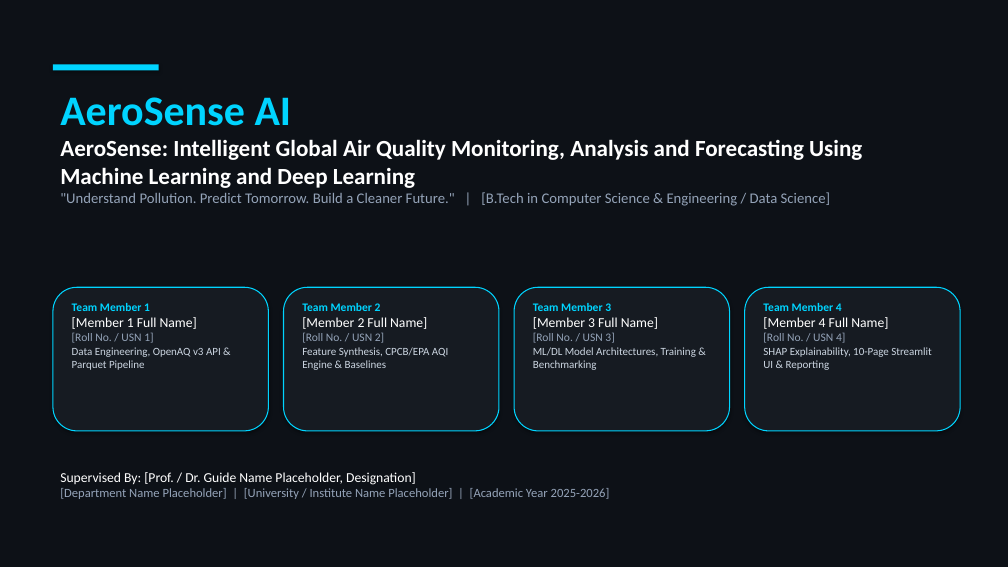
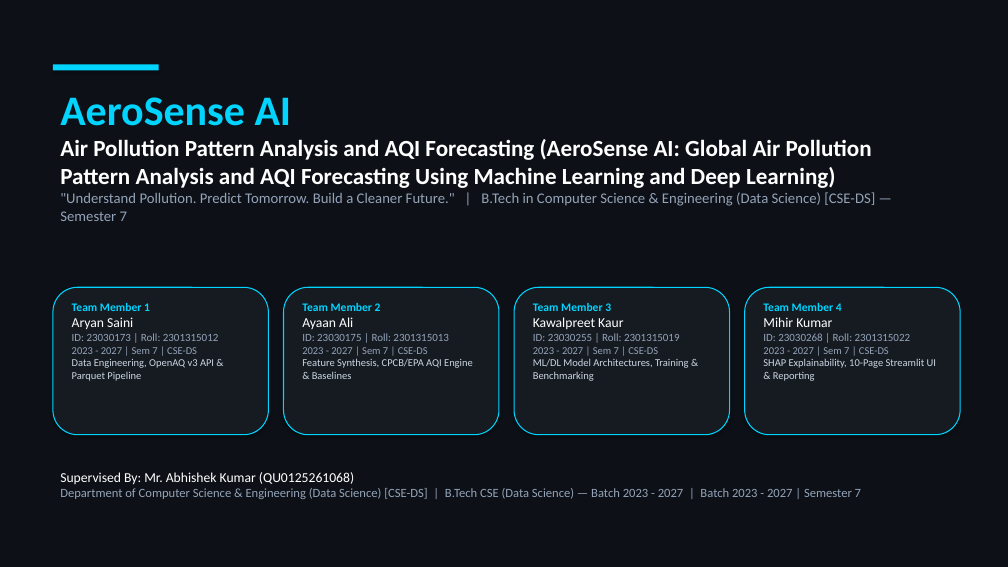
Before and after one commit to Mihir-1069/AeroSense, a slide deck: slide 1 of reports/AeroSense_Presentation.pptx. Drawn at 1008x567 pixels with LibreOffice and Linux fonts; fonts in the diff are those of the drawing. Boxes give left, top, right and bottom in pixels: in the first picture for what was removed or moved away, otherwise in the second. Text is boxed around its words. In the diff, an @@ line names an element or a change of style, - is before the commit and + after.

Commit message:
Update team, roll numbers, faculty guide, and regenerate all academic deliverables

```diff
--- a/reports/AeroSense_Presentation.pptx
+++ b/reports/AeroSense_Presentation.pptx
@@ text at box(60, 139, 875, 221): text changed; size 14 to 22 pt; text colour #94A3B8 to #FFFFFF; bold on @@
-AeroSense: Intelligent Global Air Quality Monitoring, Analysis and Forecasting Using Machine Learning and Deep Learning
-"Understand Pollution. Predict Tomorrow. Build a Cleaner Future." | [B.Tech in Computer Science & Engineering / Data Science]
+Air Pollution Pattern Analysis and AQI Forecasting (AeroSense AI: Global Air Pollution Pattern Analysis and AQI Forecasting Using Machine Learning and Deep Learning)
+"Understand Pollution. Predict Tomorrow. Build a Cleaner Future." | B.Tech in Computer Science & Engineering (Data Science) [CSE-DS] — Semester 7
@@ rounded rectangle: place and size @@
-rounded rectangle at box(53, 287, 268, 431)
+rounded rectangle at box(53, 287, 268, 435)
@@ rounded rectangle: place and size @@
-rounded rectangle at box(284, 287, 499, 431)
+rounded rectangle at box(284, 287, 499, 435)
@@ rounded rectangle: place and size @@
-rounded rectangle at box(514, 287, 730, 431)
+rounded rectangle at box(514, 287, 730, 435)
@@ rounded rectangle: place and size @@
-rounded rectangle at box(745, 287, 960, 431)
+rounded rectangle at box(745, 287, 960, 435)
@@ text at box(72, 333, 219, 354): text changed; size 13 to 10.5 pt; text colour #FFFFFF to #94A3B8 @@
-[Member 1 Full Name]
-[Roll No. / USN 1]
+Aryan Saini
+ID: 23030173 | Roll: 2301315012
+2023 - 2027 | Sem 7 | CSE-DS
@@ text at box(72, 359, 214, 381): size 10.5 to 10 pt in "Data Engineering, OpenAQ v3 API & Parquet ..." @@
@@ text at box(302, 333, 449, 354): text changed; size 13 to 10.5 pt; text colour #FFFFFF to #94A3B8 @@
-[Member 2 Full Name]
-[Roll No. / USN 2]
+Ayaan Ali
+ID: 23030175 | Roll: 2301315013
+2023 - 2027 | Sem 7 | CSE-DS
@@ text at box(302, 358, 473, 379): size 10.5 to 10 pt in "Feature Synthesis, CPCB/EPA AQI Engine & Baselines" @@
@@ text at box(533, 333, 680, 354): text changed; size 13 to 10.5 pt; text colour #FFFFFF to #94A3B8 @@
-[Member 3 Full Name]
-[Roll No. / USN 3]
+Kawalpreet Kaur
+ID: 23030255 | Roll: 2301315019
+2023 - 2027 | Sem 7 | CSE-DS
@@ text at box(533, 358, 689, 381): size 10.5 to 10 pt in "ML/DL Model Architectures, Training & Benchmarking" @@
@@ text at box(763, 333, 911, 354): text changed; size 13 to 10.5 pt; text colour #FFFFFF to #94A3B8 @@
-[Member 4 Full Name]
-[Roll No. / USN 4]
+Mihir Kumar
+ID: 23030268 | Roll: 2301315022
+2023 - 2027 | Sem 7 | CSE-DS
@@ text at box(763, 358, 936, 381): size 10.5 to 10 pt in "SHAP Explainability, 10-Page Streamlit UI & Reporting" @@
@@ text at box(60, 472, 861, 499): text changed @@
-Supervised By: [Prof. / Dr. Guide Name Placeholder, Designation]
-[Department Name Placeholder] | [University / Institute Name Placeholder] | [Academic Year 2025-2026]
+Supervised By: Mr. Abhishek Kumar (QU0125261068)
+Department of Computer Science & Engineering (Data Science) [CSE-DS] | B.Tech CSE (Data Science) — Batch 2023 - 2027 | Batch 2023 - 2027 | Semester 7
```
Also in this commit, not shown: 1 other slide changed, 20 other files.
